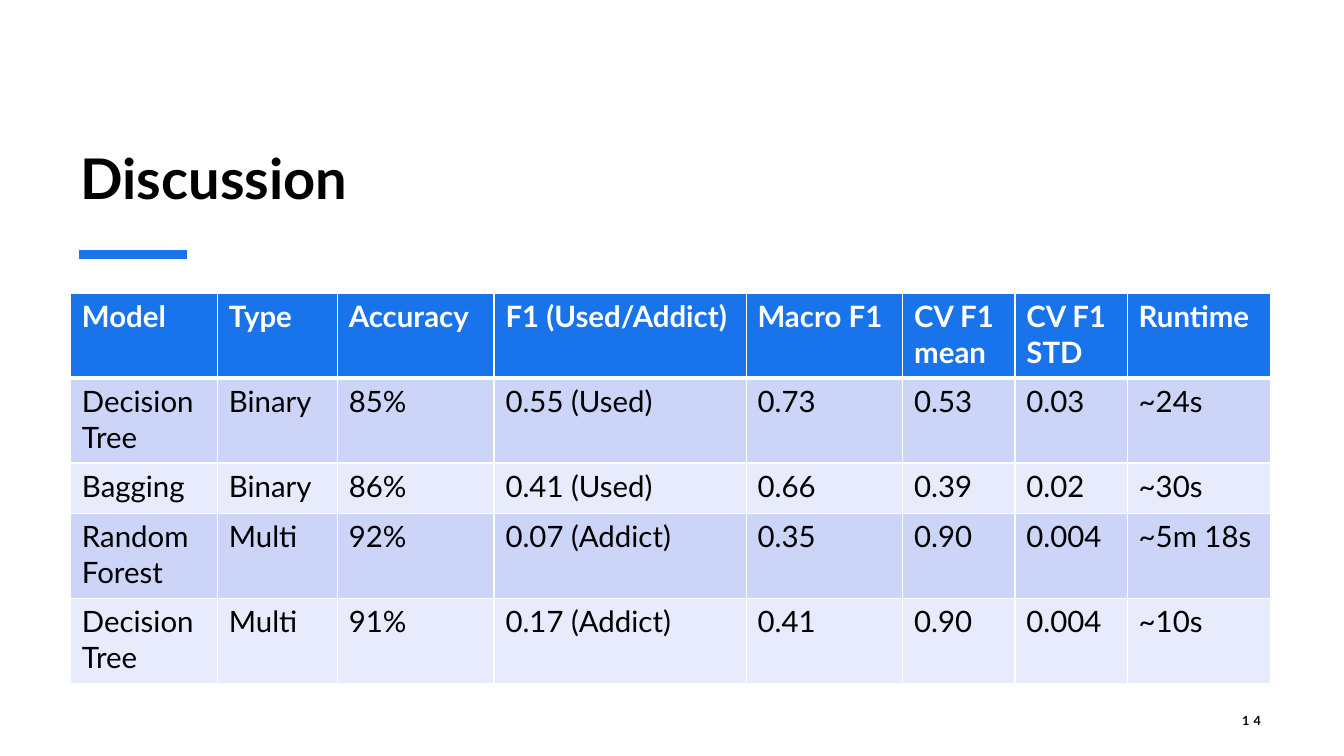
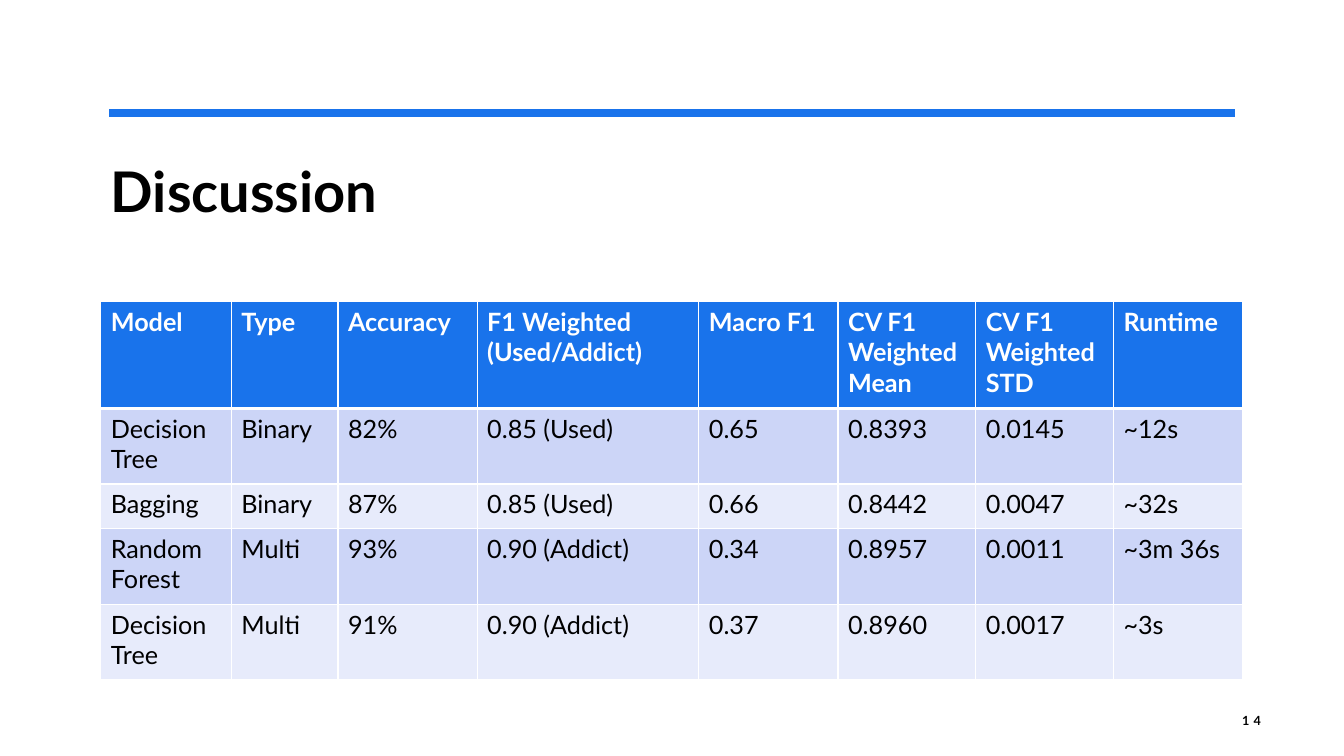
Before and after one commit to ChristufaY/data5322, a slide deck: slide 14 of hw1/slides.pptx. Drawn at 1344x756 pixels with LibreOffice and Linux fonts; fonts in the diff are those of the drawing. Boxes give left, top, right and bottom in pixels: in the first picture for what was removed or moved away, otherwise in the second. Text is boxed around its words. In the diff, an @@ line names an element or a change of style, - is before the commit and + after.

```diff
--- a/hw1/slides.pptx
+++ b/hw1/slides.pptx
@@ line added from (109, 113) to (1235, 113), #1973EB 6 pt @@
@@ title "Discussion": place and size @@
-title "Discussion" at box(81, 157, 347, 200)
+title "Discussion" at box(111, 170, 377, 213)
@@ title "Discussion" at box(111, 170, 377, 213): vertical alignment bottom to top @@
@@ line removed from (79, 254) to (187, 254) @@
@@ table at box(101, 301, 1245, 680) @@
-row 1: Model | Type | Accuracy | F1 (Used/Addict) | Macro F1 | CV F1 mean | CV F1 STD | Runtime
+row 1: Model | Type | Accuracy | F1 Weighted (Used/Addict) | Macro F1 | CV F1 Weighted Mean | CV F1 Weighted STD | Runtime
-row 2: Decision Tree | Binary | 85% | 0.55 (Used) | 0.73 | 0.53 | 0.03 | ~24s
+row 2: Decision Tree | Binary | 82% | 0.85 (Used) | 0.65 | 0.8393 | 0.0145 | ~12s
-row 3: Bagging | Binary | 86% | 0.41 (Used) | 0.66 | 0.39 | 0.02 | ~30s
+row 3: Bagging | Binary | 87% | 0.85 (Used) | 0.66 | 0.8442 | 0.0047 | ~32s
-row 4: Random Forest | Multi | 92% | 0.07 (Addict) | 0.35 | 0.90 | 0.004 | ~5m 18s
+row 4: Random Forest | Multi | 93% | 0.90 (Addict) | 0.34 | 0.8957 | 0.0011 | ~3m 36s
-row 5: Decision Tree | Multi | 91% | 0.17 (Addict) | 0.41 | 0.90 | 0.004 | ~10s
+row 5: Decision Tree | Multi | 91% | 0.90 (Addict) | 0.37 | 0.8960 | 0.0017 | ~3s
@@ size 21 to 18 pt in "Model", "Type", "Accuracy", "Macro F1" and 11 more places @@
@@ table: place and size @@
-table at box(71, 293, 1270, 684)
+table at box(101, 301, 1245, 680)
```
Also in this commit, not shown: 7 other slides changed, 1 slide added, 1 slide removed, 8 other files.
